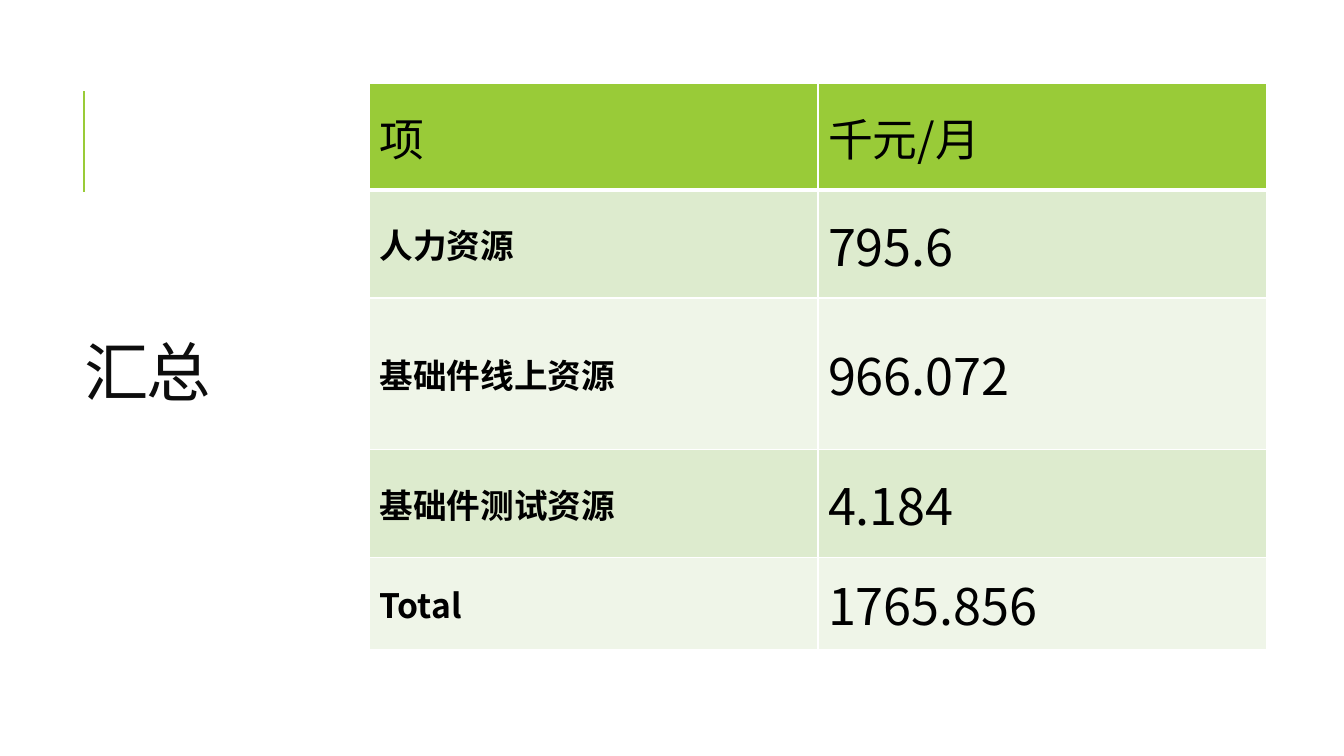
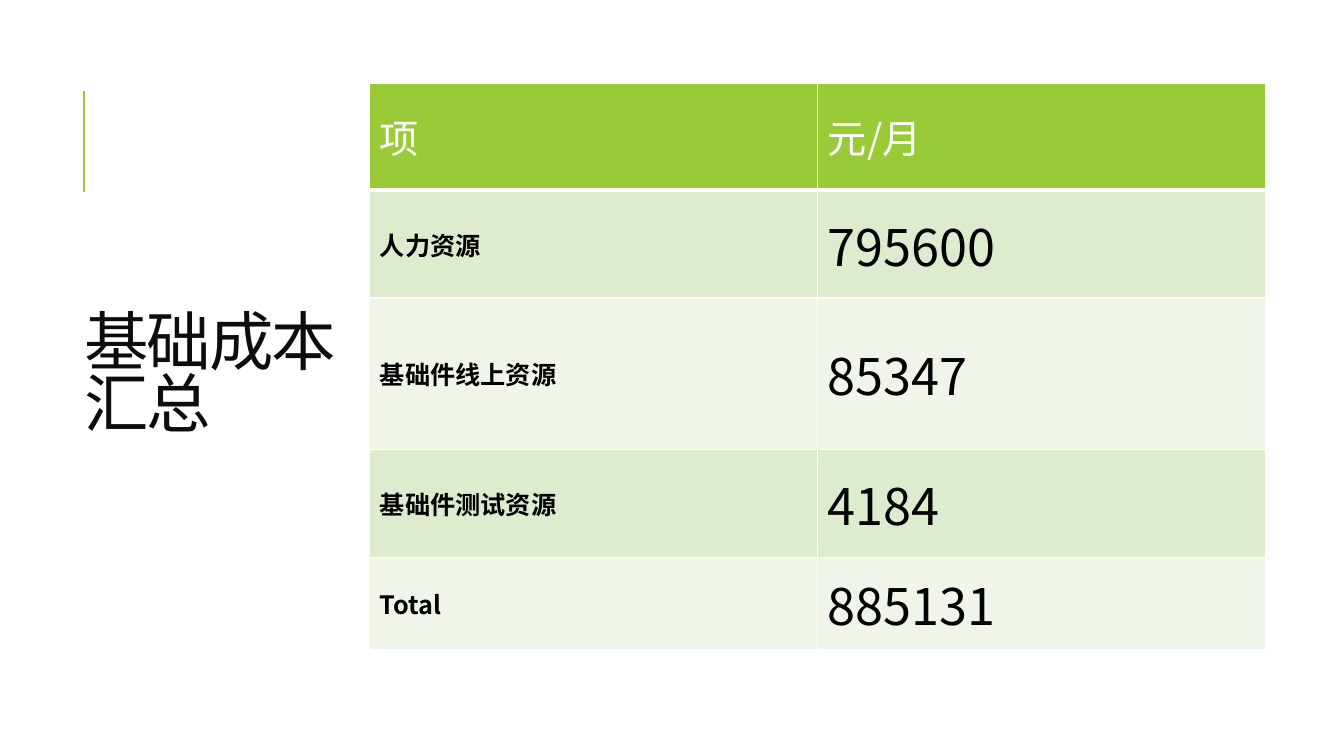
Before and after one commit to gogodog/wiki, a slide deck: slide 14 of 搜谷v2.pptx (slide 13 before the commit). Drawn at 1344x756 pixels with LibreOffice and Linux fonts; fonts in the diff are those of the drawing. Boxes give left, top, right and bottom in pixels: in the first picture for what was removed or moved away, otherwise in the second. Text is boxed around its words. In the diff, an @@ line names an element or a change of style, - is before the commit and + after.

Commit message:
添加增值成本分开计算

```diff
--- a/搜谷v2.pptx
+++ b/搜谷v2.pptx
@@ table at box(370, 84, 1265, 650) @@
-row 1, column 2: 千元/月
+row 1, column 2: 元/月
-row 2, column 2: 795.6
+row 2, column 2: 795600
-row 3, column 2: 966.072
+row 3, column 2: 85347
-row 4, column 2: 4.184
+row 4, column 2: 4184
-row 5, column 2: 1765.856
+row 5, column 2: 885131
@@ size 32 to 28 pt, text colour #000000 to #FFFFFF in "项" @@
@@ size 24 to 18 pt in "人力资源", "基础件线上资源", "基础件测试资源", "Total" @@
@@ title at box(85, 311, 336, 432): text changed @@
-汇总
+基础成本
+汇总
```
Also in this commit, not shown: 6 other slides changed, 3 slides added, 3 other files.
